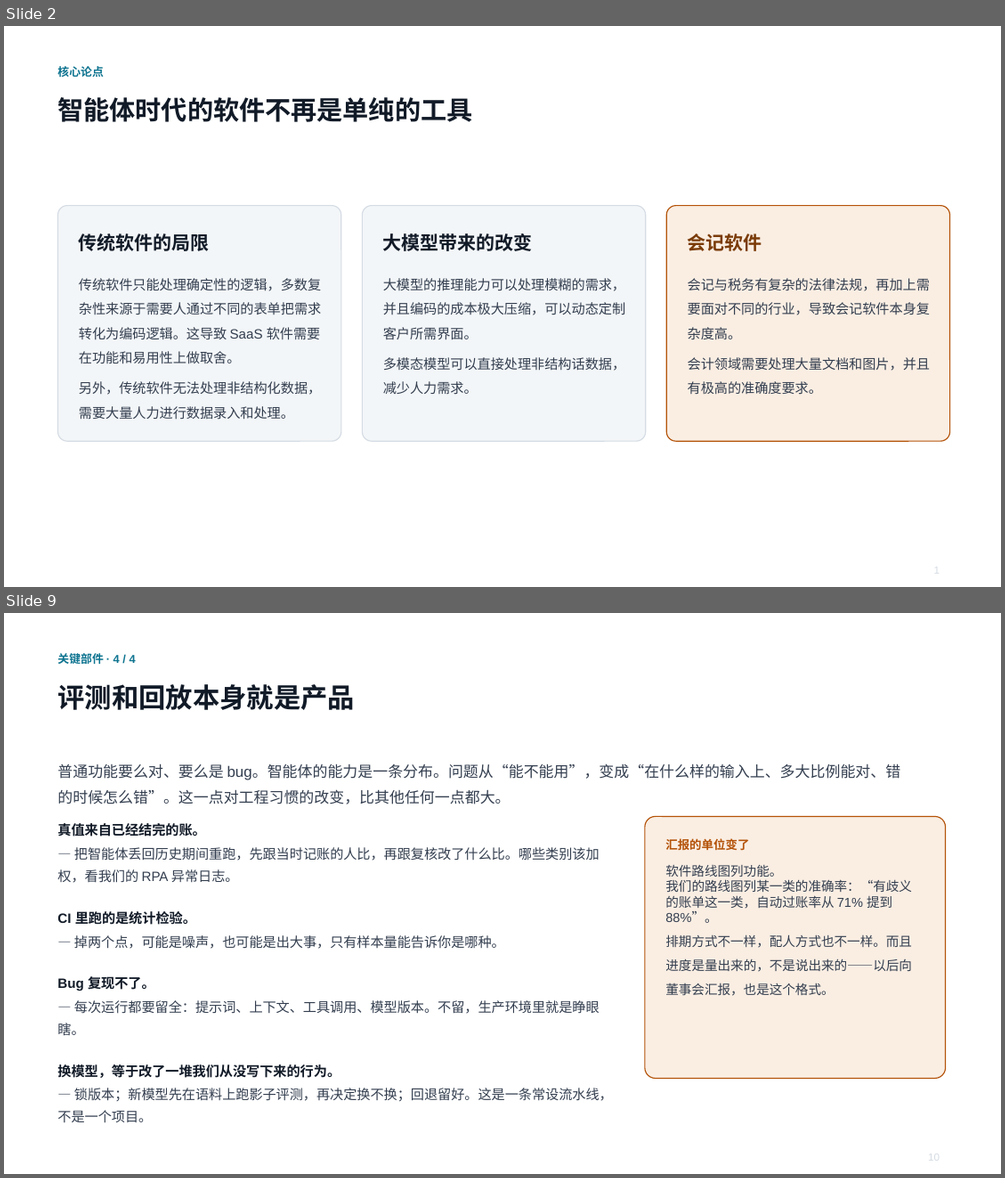
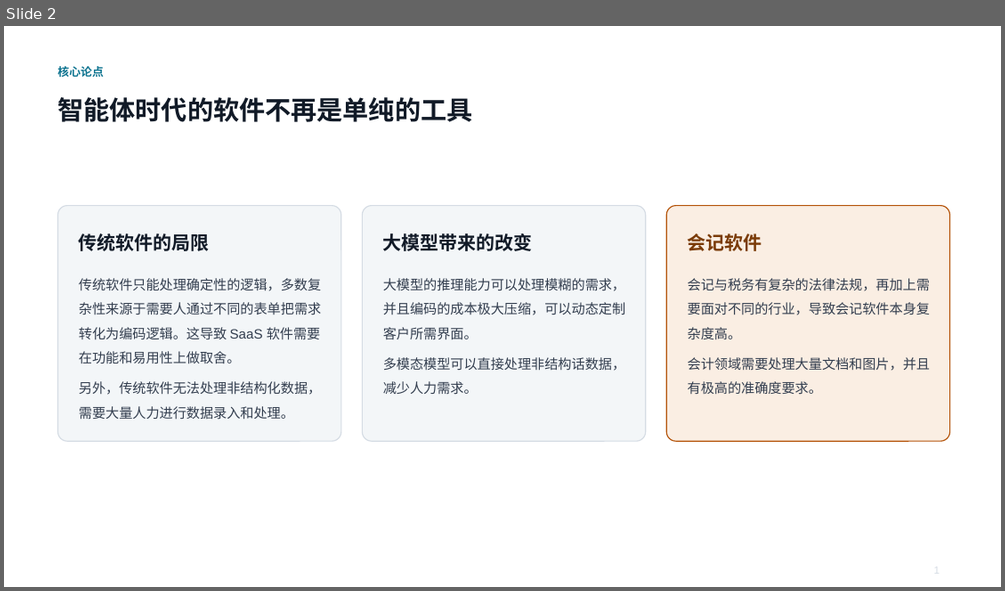
Before and after one commit to cllu/aimi-accounting-software-proposal, a slide deck: agent-native-accounting-deck.pptx. Shown one above the other, each under a label of ours: slides 2 and 9 before the commit, slide 2 after it; the slides between them are not shown. The pictures are 1005x1178 and 1005x591 pixels, drawn with LibreOffice and Linux fonts; fonts in the diff are those of the drawing. Boxes give left, top, right and bottom in pixels: in the first picture for what was removed or moved away, otherwise in the second. Text is boxed around its words. In the diff, an @@ line names an element or a change of style, - is before the commit and + after.

```diff
--- a/agent-native-accounting-deck.pptx
+++ b/agent-native-accounting-deck.pptx
@@ slide 9 removed at [4,613,1001,1174], background #FFFFFF @@
@@ text removed at [57,653,136,664] @@
-关键部件 · 4 / 4
@@ text removed at [57,684,355,710] @@
-评测和回放本身就是产品
@@ text removed at [57,763,901,804] @@
-普通功能要么对、要么是 bug。智能体的能力是一条分布。问题从“能不能用”，变成“在什么样的输入上、多大比例能对、错的时候怎么错”。这一点对工程习惯的改变，比其他任何一点都大。
@@ text removed at [57,823,613,1102] @@
-真值来自已经结完的账。
-— 把智能体丢回历史期间重跑，先跟当时记账的人比，再跟复核改了什么比。哪些类别该加权，看我们的 RPA 异常日志。
-CI 里跑的是统计检验。
-— 掉两个点，可能是噪声，也可能是出大事，只有样本量能告诉你是哪种。
-Bug 复现不了。
-— 每次运行都要留全：提示词、上下文、工具调用、模型版本。不留，生产环境里就是睁眼瞎。
-换模型，等于改了一堆我们从没写下来的行为。
-— 锁版本；新模型先在语料上跑影子评测，再决定换不换；回退留好。这是一条常设流水线，不是一个项目。
@@ rounded rectangle removed at [645,817,946,1078] @@
@@ text removed at [665,838,749,851] @@
-汇报的单位变了
@@ text removed at [665,865,912,996] @@
-软件路线图列功能。
-我们的路线图列某一类的准确率：“有歧义的账单这一类，自动过账率从 71% 提到 88%”。
-排期方式不一样，配人方式也不一样。而且进度是量出来的，不是说出来的——以后向董事会汇报，也是这个格式。
@@ text removed at [928,1153,939,1160] @@
-10
```
Also in this commit, not shown: 7 slides changed.
